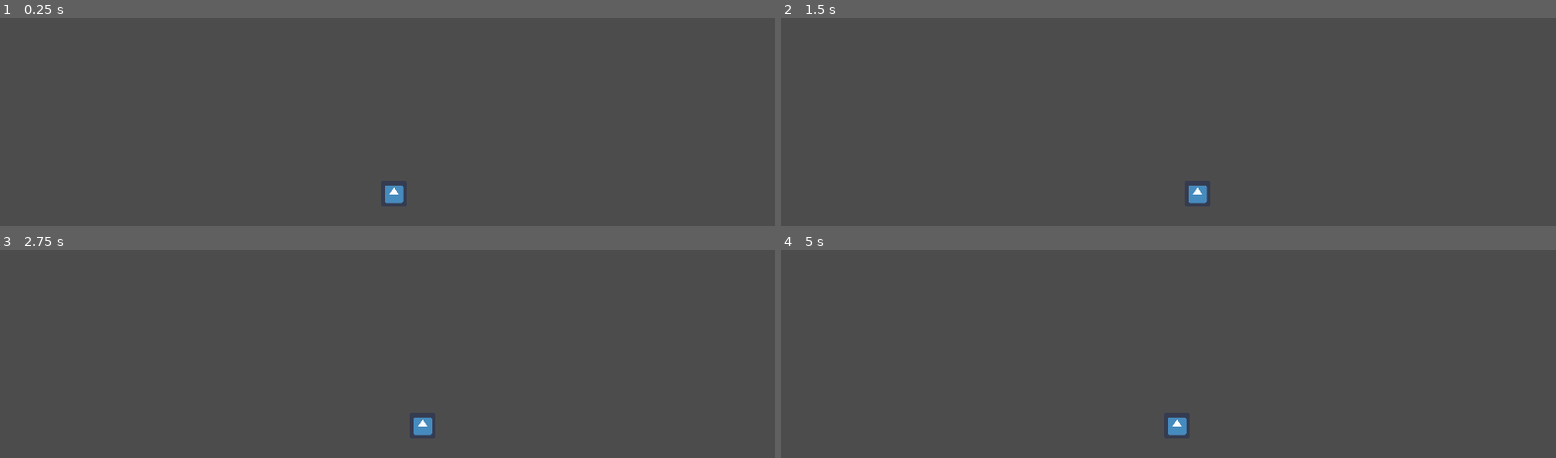
Above: before the commit, frames 1-4 (two rows, left to right).
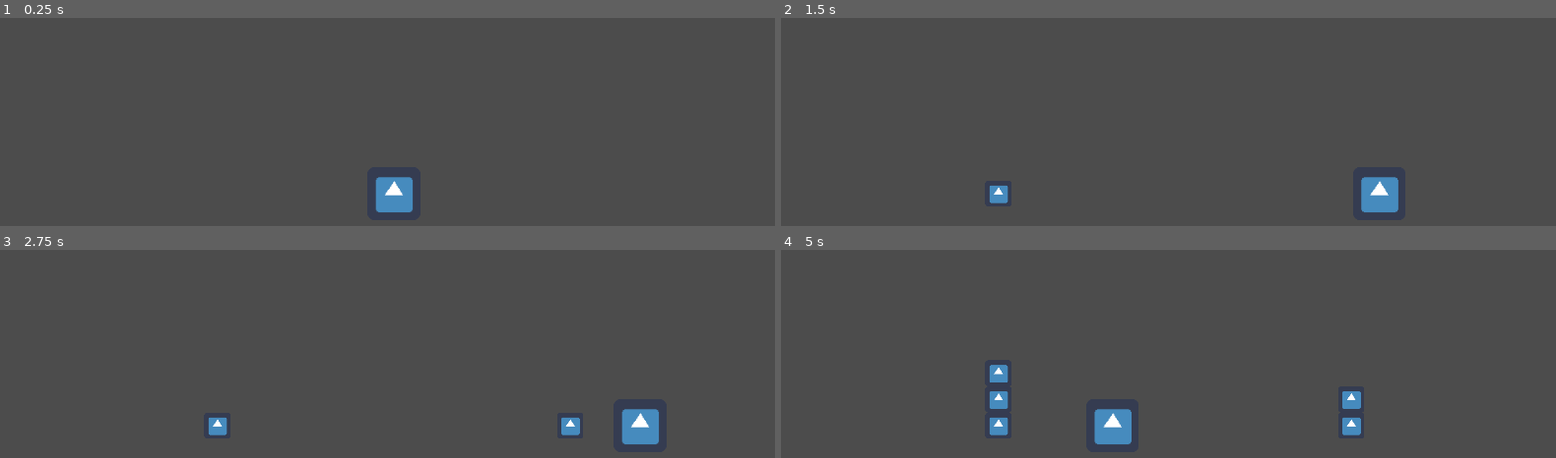
Above: after the commit, the same moments.

Repository: Merliin42/ludum-dare-49
Game: Godot game, scene res://Scenes/Main.tscn
The game is run twice, just before and just after one commit, with the same random seed, the same clock (stepped at 60 frames per second) and the same inputs. Before the commit the project has no main scene; this scene is started directly in both runs. The engine's default icon, where the game draws it, is replaced by a stand-in: a white triangle on a blue panel in a dark square.
Inputs:
- Up to frame 1 (0.25 s): no input
- Up to frame 2 (1.5 s): tap Enter at 0.5 s; hold Right (right) 0.53-1.28 s; hold Left (left) from 1.28 s (still down)
- Up to frame 3 (2.75 s): release Left (left) at 2.03 s; hold Right (right) from 2.03 s (still down)
- Up to frame 4 (5 s): release Right (right) at 3.53 s; hold Left (left) from 3.53 s (still down)

The runs differ from the first frame. In frame 1, 0.7% of the frame differs, in the area x 48-54%, y 76-94%; in frame 2, 1.2%; in frame 3, 1.4%; in frame 4, 2.0%, in the area x 26-75%, y 55-94%.

Commit message:
Balance OK

Diff:
--- a/Scenes/Main.tscn
+++ b/Scenes/Main.tscn
@@ -7,7 +7,13 @@
 script = ExtResource( 2 )
 
 [node name="Sprite" type="Sprite" parent="."]
+scale = Vector2( 2, 2 )
 texture = ExtResource( 1 )
 
 [node name="Camera2D" type="Camera2D" parent="."]
 current = true
+
+[node name="Timer" type="Timer" parent="."]
+autostart = true
+
+[connection signal="timeout" from="Timer" to="." method="_on_Timer_timeout"]
--- /dev/null
+++ b/Scenes/Weight.tscn
@@ -0,0 +1,11 @@
+[gd_scene load_steps=3 format=2]
+
+[ext_resource path="res://icon.png" type="Texture" id=1]
+[ext_resource path="res://Scripts/Weight.gd" type="Script" id=2]
+
+[node name="Weight" type="Node2D"]
+position = Vector2( 430, 0 )
+script = ExtResource( 2 )
+
+[node name="Sprite" type="Sprite" parent="."]
+texture = ExtResource( 1 )
--- a/Scripts/Main.gd
+++ b/Scripts/Main.gd
@@ -1,12 +1,24 @@
 extends Node2D
 
-var balance : float = 0.0
+
+var balance : float = 0.0 # Balance of the character
+
+var landing_positions : Array = [1, 2, 3] # Position where the bird can land
+var right_left : Array = [-1, 1]
+var weights : Array = [0, 0] # Total of the weights on the pole
+var counter : Array = [0, 0] # Counter of objects on the pole
+
+var object_weight := preload("res://Scenes/Weight.tscn")
+
+func _ready():
+	randomize()
 
 func _process(delta):
 	var player_input : float = get_input()
-	balance += player_input * delta * 100
+	balance += (weights[0] + weights[1]) * delta
+	balance += player_input * delta * 1000
 	$Sprite.position.x = balance
-	print(balance)
+#	print(balance)
 
 func get_input():
 	var left : float
@@ -16,3 +28,19 @@
 	if Input.is_action_pressed("right"):
 		right = Input.get_action_strength("right")
 	return right-left
+
+
+func _on_Timer_timeout():
+
+#	var index : int = randi() % 3
+	var side : int = randi() % 2
+	var new_position : int = right_left[side]
+	var weight := object_weight.instance()
+
+	weight.position.x = weight.position.x * new_position
+	weight.position.y -= counter[side] * 64
+	weight.weight *= new_position
+	weights[side] += weight.weight
+	counter[side] += 1
+	print(counter)
+	add_child(weight)
--- /dev/null
+++ b/Scripts/Weight.gd
@@ -0,0 +1,4 @@
+extends Node2D
+
+
+export var weight : int = 100
--- a/project.godot
+++ b/project.godot
@@ -11,6 +11,7 @@
 [application]
 
 config/name="Ludum-Dare-49"
+run/main_scene="res://Scenes/Main.tscn"
 config/icon="res://icon.png"
 
 [display]
